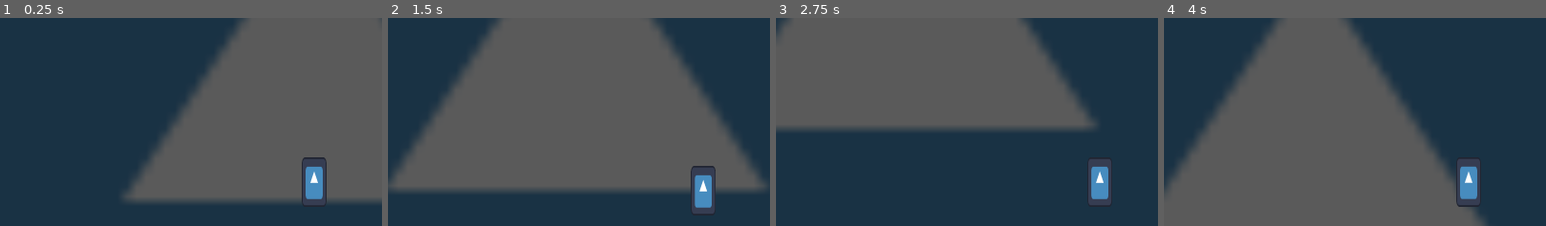
Above: before the commit, frames 1-4 (left to right).
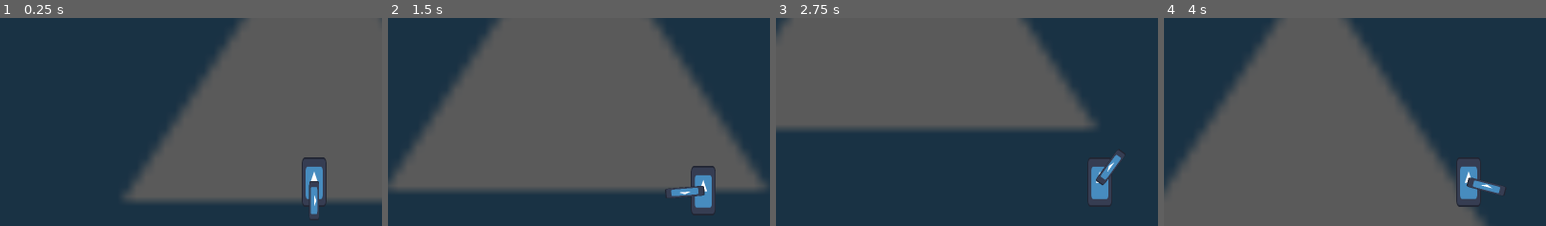
Above: after the commit, the same moments.

Repository: AgilMonkey/Wild-Bun-Magic
Game: Godot game, scene res://scenes/levels/main_test_scene/main_test_scene.tscn
Same seed, same stepped clock (60 frames per second), same inputs: the game is played once before the commit and once after it. The engine's default icon, where the game draws it, is replaced by a stand-in: a white triangle on a blue panel in a dark square.
Inputs (mouse positions are % of the whole screen's width and height, from its top left):
- Up to frame 1 (0.25 s): no input
- Up to frame 2 (1.5 s): tap Enter at 0.5 s; move the mouse to (72, 45) at 0.52 s; hold D (move_right) 0.53-1.28 s; tap Shift (dash) at 0.6, 1.35 s; move the mouse to (30, 55) at 1.27 s; hold S (move_down) from 1.28 s (still down)
- Up to frame 3 (2.75 s): move the mouse to (60, 28) at 2.02 s; release S (move_down) at 2.03 s; hold D (move_right) from 2.03 s (still down); tap Shift (dash) at 2.1 s
- Up to frame 4 (4 s): move the mouse to (45, 70) at 2.77 s; release D (move_right) at 2.78 s; hold W (move_up) 2.78-3.53 s; tap Shift (dash) at 2.85, 3.6 s; move the mouse to (80, 65) at 3.52 s; hold A (move_left) from 3.53 s (still down)
The pictures show only the part of the screen within x 9-59%, y 11-61%; the shares and areas given below are measured in that part.

The runs differ from the first frame. In frame 1, 0.4% of the frame differs, in the area x 80-84%, y 78-97%; in frame 2, 0.4%; in frame 3, 0.4%; in frame 4, 0.4%, in the area x 79-90%, y 76-86%.

Commit message:
Make the mouse look at idk

Diff:
--- /dev/null
+++ b/scenes/levels/main_test_scene/main_test_scene.gd
@@ -0,0 +1,5 @@
+extends Node2D
+
+
+func _ready() -> void:
+	pass
--- a/scenes/levels/main_test_scene/main_test_scene.tscn
+++ b/scenes/levels/main_test_scene/main_test_scene.tscn
@@ -1,9 +1,11 @@
-[gd_scene load_steps=3 format=3 uid="uid://ca8tn02iyeljw"]
+[gd_scene load_steps=4 format=3 uid="uid://ca8tn02iyeljw"]
 
 [ext_resource type="Texture2D" uid="uid://cthw2iuwsc3ka" path="res://icon.svg" id="1_0ppp4"]
 [ext_resource type="PackedScene" uid="uid://dhl552xt6p4c1" path="res://scenes/player/player.tscn" id="1_db3qx"]
+[ext_resource type="Script" uid="uid://bg16oasgteqcj" path="res://scenes/levels/main_test_scene/main_test_scene.gd" id="1_jvi5a"]
 
 [node name="main_test_scene" type="Node2D"]
+script = ExtResource("1_jvi5a")
 
 [node name="Background" type="Sprite2D" parent="."]
 modulate = Color(0.355314, 0.355314, 0.355314, 1)
--- a/scenes/player/player.tscn
+++ b/scenes/player/player.tscn
@@ -1,7 +1,8 @@
-[gd_scene load_steps=4 format=3 uid="uid://dhl552xt6p4c1"]
+[gd_scene load_steps=5 format=3 uid="uid://dhl552xt6p4c1"]
 
 [ext_resource type="Texture2D" uid="uid://cthw2iuwsc3ka" path="res://icon.svg" id="1_8afob"]
 [ext_resource type="Script" uid="uid://y04u7tfbluw2" path="res://scenes/player/player_movement.gd" id="2_dovo2"]
+[ext_resource type="Script" uid="uid://d2xqhqa7tnsor" path="res://scenes/player/player_weapon.gd" id="3_gmlin"]
 
 [sub_resource type="RectangleShape2D" id="RectangleShape2D_8afob"]
 size = Vector2(48, 48)
@@ -23,3 +24,11 @@
 
 [node name="PlayerMovement" type="Node" parent="."]
 script = ExtResource("2_dovo2")
+
+[node name="PlayerWeapon" type="Node2D" parent="."]
+script = ExtResource("3_gmlin")
+
+[node name="WeaponSprite" type="Sprite2D" parent="PlayerWeapon"]
+position = Vector2(48, 0)
+scale = Vector2(0.796875, 0.203125)
+texture = ExtResource("1_8afob")
--- a/scenes/player/player_movement.gd
+++ b/scenes/player/player_movement.gd
@@ -36,7 +36,7 @@
 
 func dash():
 	if is_dashing: return
-	if not can_dash: return
+	if can_dash == false: return
 	is_dashing = true
 	dash_cooldown()
 
@@ -46,7 +46,7 @@
 
 
 func dash_cooldown():
-	if not can_dash: return
+	if can_dash == false: return
 	can_dash = false
 	await get_tree().create_timer(dash_cooldown_time).timeout
 	can_dash = true
--- /dev/null
+++ b/scenes/player/player_weapon.gd
@@ -0,0 +1,9 @@
+extends Node2D
+
+
+var mouse_position: Vector2
+
+
+func _process(delta: float) -> void:
+	mouse_position = get_global_mouse_position()
+	look_at(mouse_position)
Not shown, added: scenes/levels/main_test_scene/main_test_scene.gd.uid
Not shown, added: scenes/player/player_weapon.gd.uid
